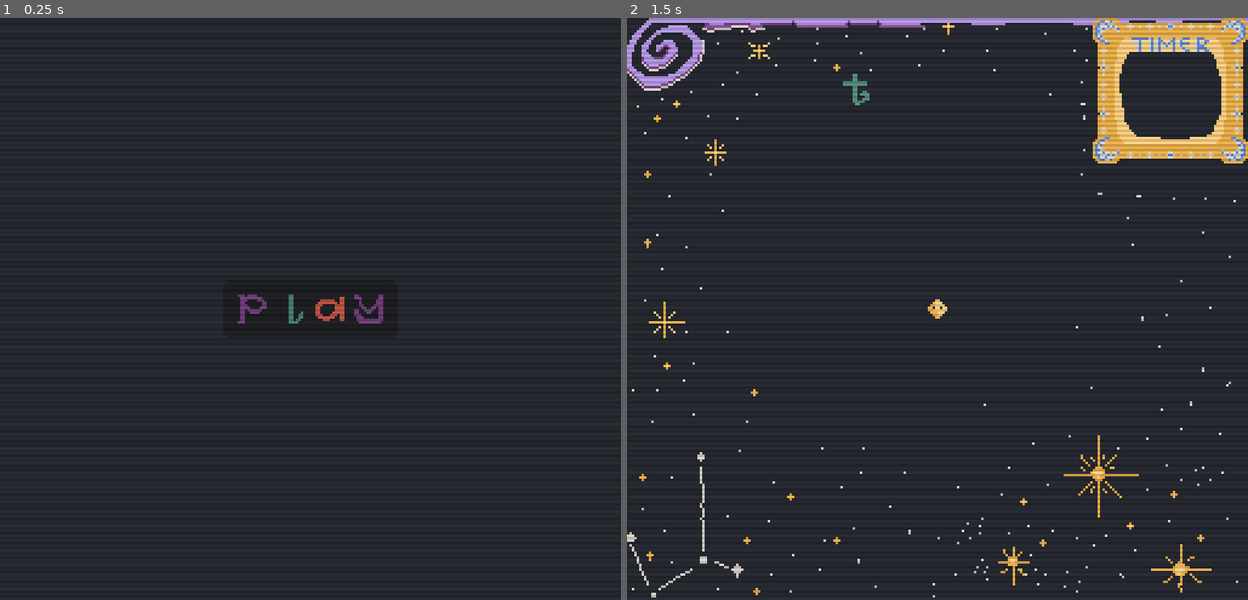
Above: before the commit, frames 1-2 (left to right).
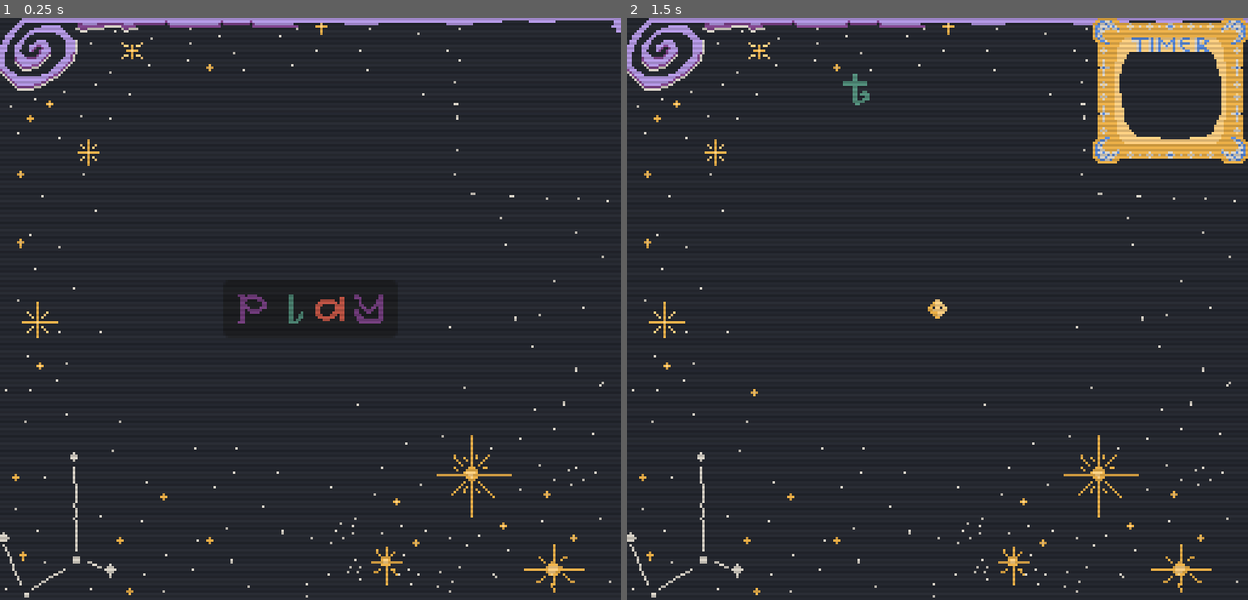
Above: after the commit, the same moments.

Repository: sym-z/melon-jam-24
Game: Godot game, scene res://scenes/main_menu.tscn
Two runs of this game, one before a commit and one after it. Both use one fixed random seed, a clock stepped at 60 frames per second and the inputs below.
Inputs:
- Up to frame 1 (0.25 s): no input
- Up to frame 2 (1.5 s): click "play" at 0.5 s; tap Enter at 1.25 s

The runs differ from the first frame. In frame 1, 2.9% of the frame differs, in the area x 0-100%, y 0-100%; in frame 2, less than 0.1%.

Commit message:
morning of the last day, switching platforms temporarily
doing work with the mac

Diff:
--- a/melon-jam/scenes/main_menu.tscn
+++ b/melon-jam/scenes/main_menu.tscn
@@ -2,7 +2,7 @@
 
 [ext_resource type="Shader" path="res://shaders/crt.gdshader" id="1_2brmx"]
 [ext_resource type="Script" path="res://scripts/main_menu.gd" id="1_l5uq4"]
-[ext_resource type="Texture2D" uid="uid://d2iqj3jd6e4ao" path="res://sprites/temp-bg.png" id="2_84y2p"]
+[ext_resource type="Texture2D" uid="uid://dgrycmyvihbbf" path="res://sprites/background.png" id="3_0e6sn"]
 [ext_resource type="FontFile" uid="uid://bn2t1ab8msu7s" path="res://fonts/font.png" id="3_km81b"]
 
 [sub_resource type="ShaderMaterial" id="ShaderMaterial_62mty"]
@@ -28,7 +28,7 @@
 anchor_bottom = 1.0
 grow_horizontal = 2
 grow_vertical = 2
-texture = ExtResource("2_84y2p")
+texture = ExtResource("3_0e6sn")
 
 [node name="Play Button" type="Button" parent="."]
 use_parent_material = true
--- a/melon-jam/shaders/crt.gdshader
+++ b/melon-jam/shaders/crt.gdshader
@@ -5,11 +5,8 @@
 
 void fragment() {
 	float scanLineStrength = 0.85;
-	float bandingStrength = 0.01;
-	float lineThickness = 1.2;
-	float opacity = 1.2;
-
-	float wave = cos(FRAGCOORD.y * lineThickness + TIME)*opacity;
+	float bandingStrength = 0.012;
+	float wave = cos(FRAGCOORD.y + TIME);
 	// Static Scanline
 	if(int(FRAGCOORD.y) % 2 == 0)
 	{
